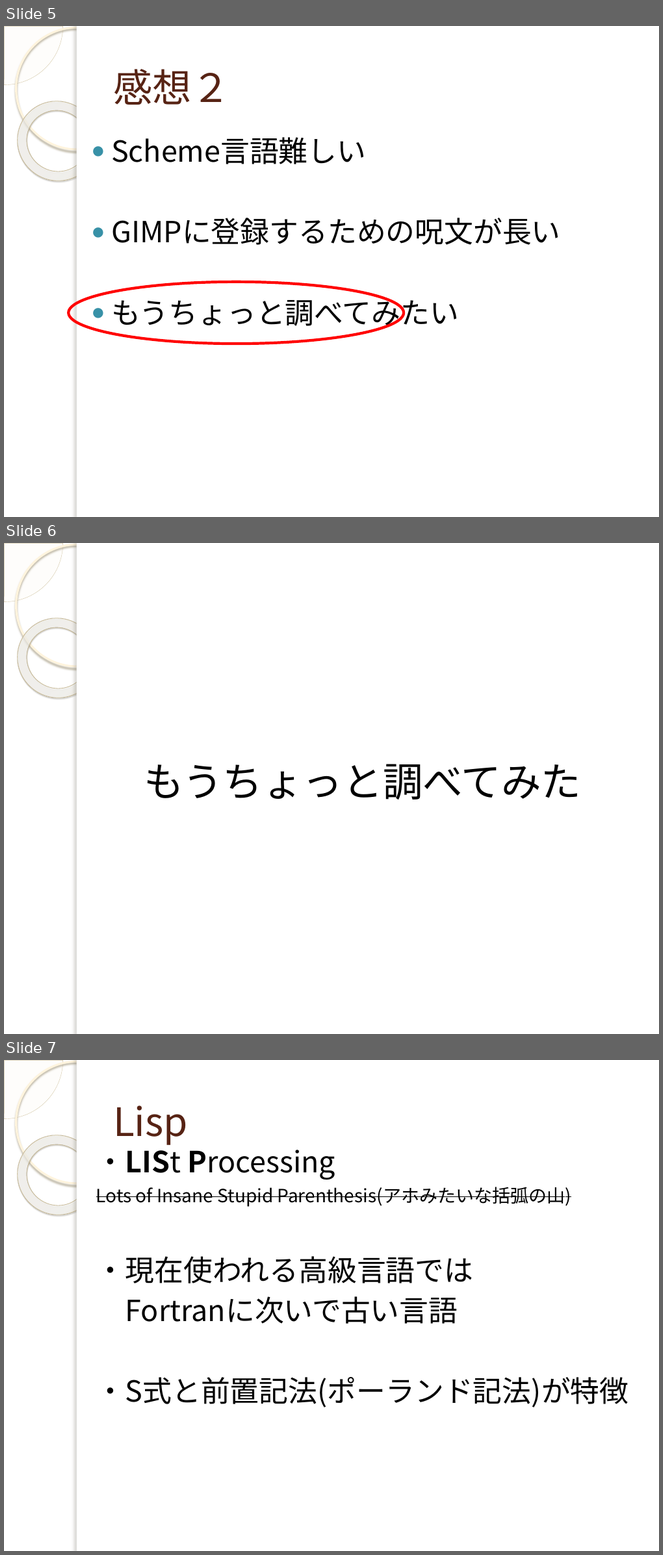
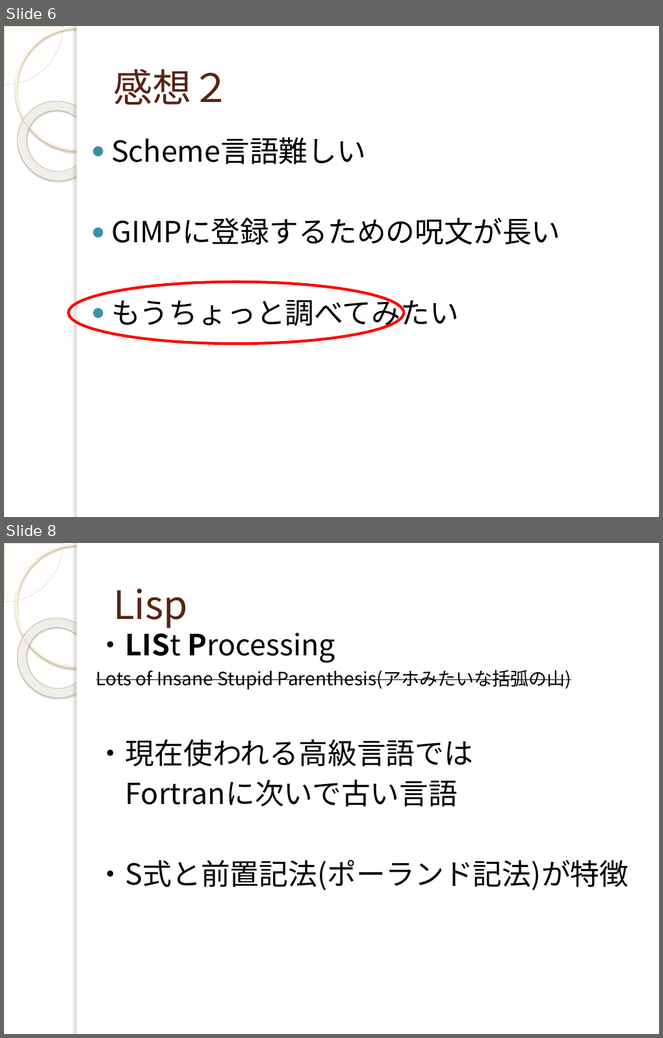
Before and after one commit to yuridonus/FEstudy, a slide deck: scheme.pptx. Shown one above the other, each under a label of ours: slides 5, 6 and 7 before the commit, slides 6 and 8 after it; the slides between them are not shown. The pictures are 663x1555 and 663x1038 pixels, drawn with LibreOffice and Linux fonts; fonts in the diff are those of the drawing; background and template pictures are left out. Boxes give left, top, right and bottom in pixels: in the first picture for what was removed or moved away, otherwise in the second. Text is boxed around its words. In the diff, an @@ line names an element or a change of style, - is before the commit and + after.

```diff
--- a/scheme.pptx
+++ b/scheme.pptx
@@ slide 6 removed at <box>4,543,659,1034</box>, background picture (left out); not listed: 5 template elements that a slide beside it also shows @@
@@ text removed at <box>144,764,581,800</box> @@
-もうちょっと調べてみた
@@ what was slide 5 is now slide 6 @@
@@ what was slide 7 is now slide 8 @@
```
Also in this commit, not shown: 6 slides changed, 9 slides added, 3 other slides removed.
